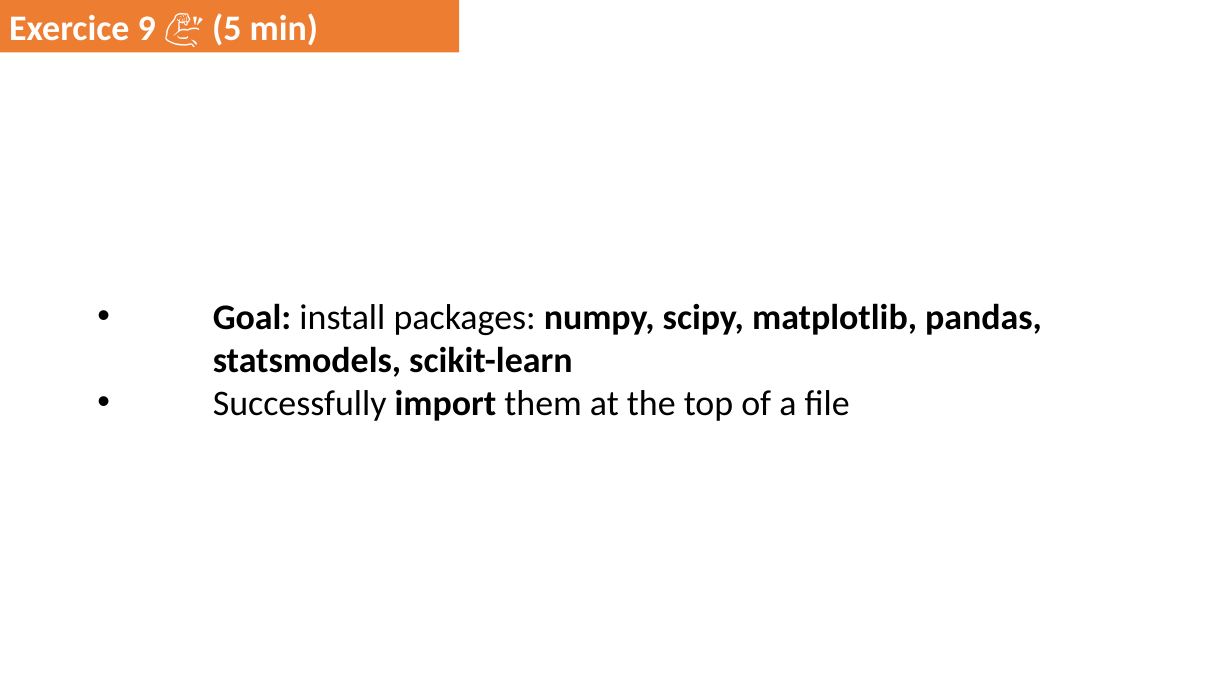
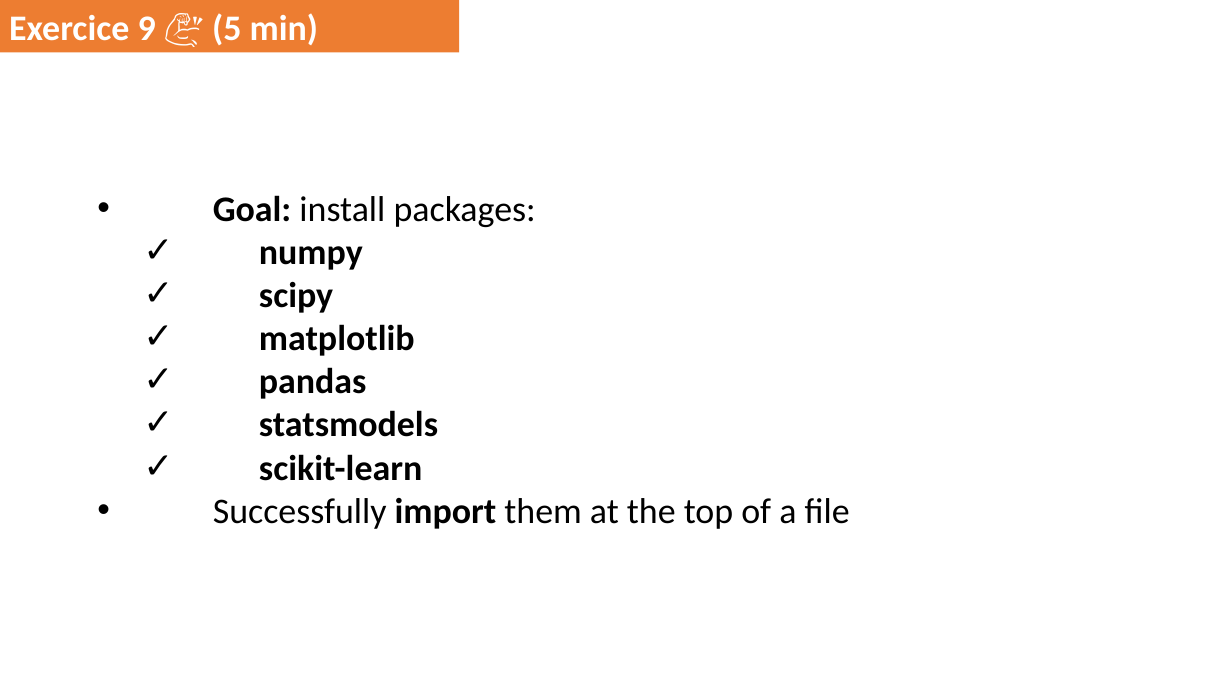
Before and after one commit to DominiqueMakowski/teaching, a slide deck: slide 35 of Python/2022_Zurich/AdvancedPython_2022.pptx (slide 33 before the commit). Drawn at 1232x693 pixels with LibreOffice and Linux fonts; fonts in the diff are those of the drawing. Boxes give left, top, right and bottom in pixels: in the first picture for what was removed or moved away, otherwise in the second. Text is boxed around its words. In the diff, an @@ line names an element or a change of style, - is before the commit and + after.

```diff
--- a/Python/2022_Zurich/AdvancedPython_2022.pptx
+++ b/Python/2022_Zurich/AdvancedPython_2022.pptx
@@ text at [213,195,536,481]: text changed @@
-• Goal: install packages: numpy, scipy, matplotlib, pandas, statsmodels, scikit-learn
+• Goal: install packages:
+  ✓ numpy
+  ✓ scipy
+  ✓ matplotlib
+  ✓ pandas
+  ✓ statsmodels
+  ✓ scikit-learn
```
Also in this commit, not shown: 27 other slides changed, 5 slides added.
